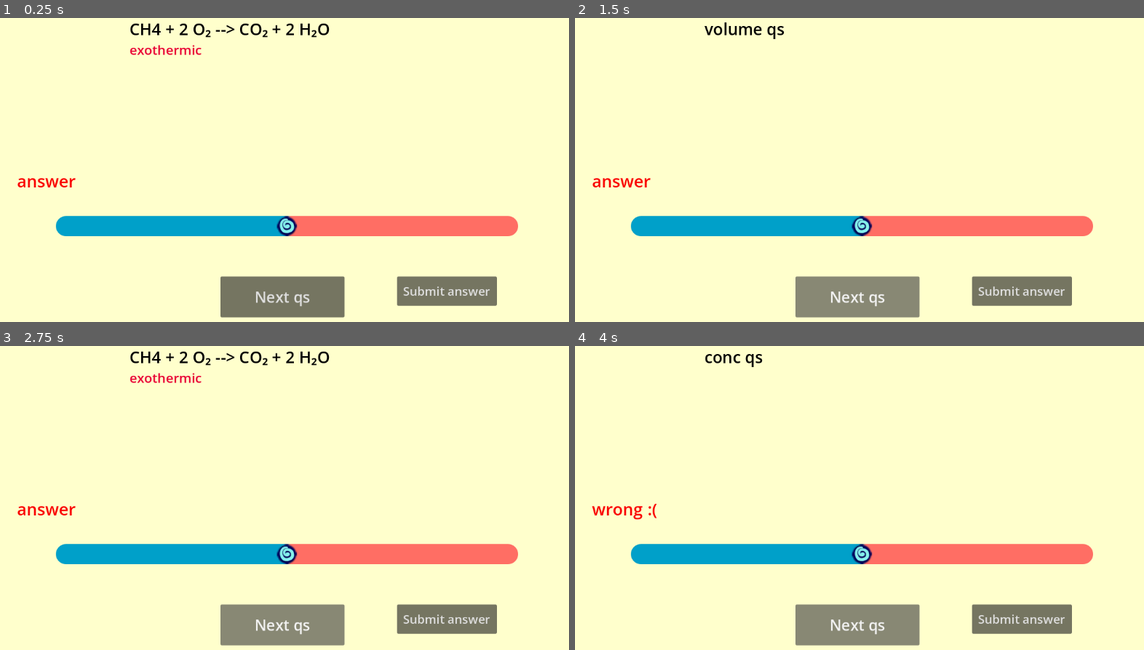
Above: before the commit, frames 1-4 (two rows, left to right).
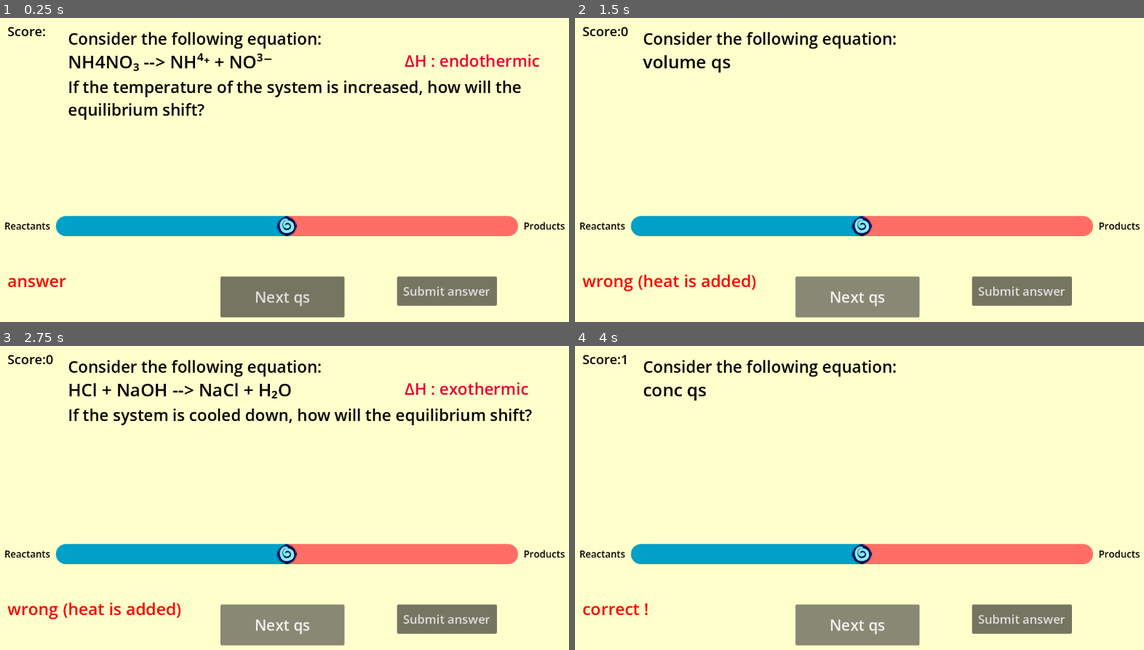
Above: after the commit, the same moments.

Repository: iisalut/Le-Chateliers-Principles-game
Game: Godot game, scene res://quiz.tscn
The game is run twice, just before and just after one commit, with the same random seed, the same clock (stepped at 60 frames per second) and the same inputs. The project has no main scene, so this scene is started directly.
Inputs:
- Up to frame 1 (0.25 s): no input
- Up to frame 2 (1.5 s): click "Submit answer" at 0.5 s; click "Next qs" at 1.25 s
- Up to frame 3 (2.75 s): click "Next qs" at 2 s
- Up to frame 4 (4 s): click "Submit answer" at 2.75 s; click "Next qs" at 3.5 s

The runs differ from the first frame. In frame 1, 5.1% of the frame differs, in the area x 0-100%, y 1-89%; in frame 2, 2.4%; in frame 3, 5.0%; in frame 4, 1.9%.

Commit message:
finished temperature question type

Diff:
--- a/actual-le-chateliers/game_manager.gd
+++ b/actual-le-chateliers/game_manager.gd
@@ -7,18 +7,17 @@
 @onready var slider: HSlider = $"slider stuff/slider"
 @onready var submit_button: Button = $submit_button
 @onready var answer_label: RichTextLabel = $answer_label
+@onready var score_label: RichTextLabel = $"static stuff/score_label"
+@onready var question_description: RichTextLabel = $question_description
 
+var score=0 # rn bug if player click submit button will inc :( fix later
+var random_of_3=1 # first qs always temp BUT keeps track of which qs type (temp,vol,conc)
+var curr_qs="" # current question
 
-var random_of_3=0 # first qs always temp BUT keeps track of which qs type (temp,vol,conc)
-var curr_qs="" # current question
-#---temp variables-----
+#---temp variables and functions-----
 var random_select_temp= randi_range(0,5) # random var to choose in temp dict
 var curr_enthalpy="" #current enthalpy
-
-#--------------------
-func _ready():
-	random_select_temp= 0
-	final_temp()
+var heat_added= randf()<0.5 # boolean value that manages the heat added/ removed aspect
 
 func choose_temp_qs():  # HELPER chooses a temp qs from the temp dict
 	# already starts from the a random value and then
@@ -28,22 +27,46 @@
 		curr_qs= rxn
 		curr_enthalpy=inner_dict[rxn]
 
-func final_temp(): # Displays temp labels
+func check_temp_ans(value: float) -> void: # HELPER checks temp answers
+	if(heat_added):
+		if curr_enthalpy=="exothermic" and value<0 :
+			answer_label.text="correct !"
+			score+=1
+		elif curr_enthalpy=="exothermic" and value>0 :
+			answer_label.text="wrong (heat is added) "
+		elif curr_enthalpy=="endothermic" and value>0:
+			answer_label.text="correct !"
+			score+=1
+		else :
+			answer_label.text="wrong (heat is added) "
+	else:
+		if curr_enthalpy=="exothermic" and value<0 :
+			answer_label.text="wrong (heat is removed) "
+		elif curr_enthalpy=="exothermic" and value>0 :
+			answer_label.text="correct !"
+			score+=1
+		elif curr_enthalpy=="endothermic" and value>0:
+			answer_label.text="wrong (heat is removed) "
+		else :
+			answer_label.text="correct !"
+			score+=1
+	score_label.text= "Score:"+str(score)
+func display_temp(): # Displays temp labels
 	random_select_temp= randi_range(0,5)
+
 	choose_temp_qs() # uses helper
 	question_label.text= curr_qs
-	enthalpy_label.text=curr_enthalpy
+	enthalpy_label.text="ΔH : "+curr_enthalpy
+	heat_added= randf()<0.5
+	if(heat_added==true):
+		question_description.text="If the temperature of the system is increased, how will the equilibrium shift?"
+	else:
+		question_description.text="If the system is cooled down, how will the equilibrium shift?"
 
-func check_temp_ans(value: float) -> void: # HELPER checks temp answers
-	if curr_enthalpy=="exothermic" and value<0 :
-		answer_label.text="correct !"
-	elif curr_enthalpy=="exothermic" and value>0 :
-		answer_label.text="wrong :( "
-	elif curr_enthalpy=="endothermic" and value>0:
-		answer_label.text="correct !"
-	else :
-		answer_label.text="wrong :( "
 
+#--------------------
+func _ready():
+	display_temp()
 
 func _on_submit_button_pressed() -> void: # displays answer label
 	var slider_value= slider.value
@@ -54,16 +77,13 @@
 	else:
 		pass #conc
 
-
-
-
-
 func _on_button_pressed() -> void: # loads in new qs type out of 3 total
 
 	enthalpy_label.text=""
+	question_description.text=""
 	random_of_3= randi_range(1,3)
 	if (random_of_3== 1):
-		final_temp()
+		display_temp()
 	elif (random_of_3==2):
 		question_label.text="volume qs"
 	else:
--- a/actual-le-chateliers/quiz.tscn
+++ b/actual-le-chateliers/quiz.tscn
@@ -40,24 +40,24 @@
 
 [node name="question_label" type="RichTextLabel" parent="." unique_id=886499720]
 layout_mode = 0
-offset_left = 261.0
-offset_top = 12.0
-offset_right = 837.0
-offset_bottom = 171.0
+offset_left = 139.0
+offset_top = 75.0
+offset_right = 715.0
+offset_bottom = 127.0
 theme_override_colors/default_color = Color(0, 0, 0, 1)
-theme_override_font_sizes/normal_font_size = 32
+theme_override_font_sizes/normal_font_size = 35
 bbcode_enabled = true
 text = "questions"
 
 [node name="enthalpy_label" type="RichTextLabel" parent="." unique_id=1112398362]
 layout_mode = 0
-offset_left = 261.0
-offset_top = 58.0
-offset_right = 522.0
-offset_bottom = 122.0
+offset_left = 806.0
+offset_top = 75.0
+offset_right = 1137.0
+offset_bottom = 139.0
 theme_override_colors/default_color = Color(0.9129348, 0, 0.20002878, 1)
-theme_override_font_sizes/normal_font_size = 26
-text = "enthalpy"
+theme_override_font_sizes/normal_font_size = 32
+text = "Enthalpy:"
 
 [node name="Button" type="Button" parent="." unique_id=317094057]
 layout_mode = 0
@@ -101,16 +101,64 @@
 theme_override_font_sizes/font_size = 24
 text = "Submit answer"
 
+[node name="static stuff" type="Node" parent="." unique_id=1215765184]
+
+[node name="score_label" type="RichTextLabel" parent="static stuff" unique_id=423988060]
+offset_left = 19.0
+offset_top = 21.0
+offset_right = 214.0
+offset_bottom = 61.0
+theme_override_colors/default_color = Color(0, 0, 0, 1)
+theme_override_font_sizes/normal_font_size = 26
+text = "Score: "
+
+[node name="qs_title" type="RichTextLabel" parent="static stuff" unique_id=1490217065]
+offset_left = 139.0
+offset_top = 31.0
+offset_right = 666.0
+offset_bottom = 87.0
+theme_override_colors/default_color = Color(0, 0, 0, 1)
+theme_override_font_sizes/normal_font_size = 32
+text = "Consider the following equation:"
+
+[node name="product_label" type="RichTextLabel" parent="static stuff" unique_id=1426051611]
+offset_left = 1042.0
+offset_top = 412.0
+offset_right = 1158.0
+offset_bottom = 452.0
+theme_override_colors/default_color = Color(0, 0, 0, 1)
+theme_override_font_sizes/normal_font_size = 19
+text = "Products"
+
+[node name="reactant_label" type="RichTextLabel" parent="static stuff" unique_id=486680919]
+offset_left = 13.0
+offset_top = 412.0
+offset_right = 133.0
+offset_bottom = 452.0
+theme_override_colors/default_color = Color(0, 0, 0, 1)
+theme_override_font_sizes/normal_font_size = 19
+text = "Reactants"
+
 [node name="answer_label" type="RichTextLabel" parent="." unique_id=1630171024]
 layout_mode = 0
-offset_left = 38.0
-offset_top = 313.0
-offset_right = 186.0
-offset_bottom = 365.0
+offset_left = 19.0
+offset_top = 511.0
+offset_right = 393.0
+offset_bottom = 607.0
 theme_override_colors/default_color = Color(0.97859687, 0, 0, 1)
 theme_override_font_sizes/normal_font_size = 33
 text = "answer"
 
+[node name="question_description" type="RichTextLabel" parent="." unique_id=340068500]
+layout_mode = 0
+offset_left = 139.0
+offset_top = 127.0
+offset_right = 1113.0
+offset_bottom = 244.0
+theme_override_colors/default_color = Color(0, 0, 0, 1)
+theme_override_font_sizes/normal_font_size = 32
+text = "question description"
+
 [connection signal="pressed" from="Button" to="." method="_on_button_pressed"]
 [connection signal="value_changed" from="slider stuff/slider" to="." method="_on_h_slider_2_value_changed"]
 [connection signal="pressed" from="submit_button" to="." method="_on_submit_button_pressed"]
